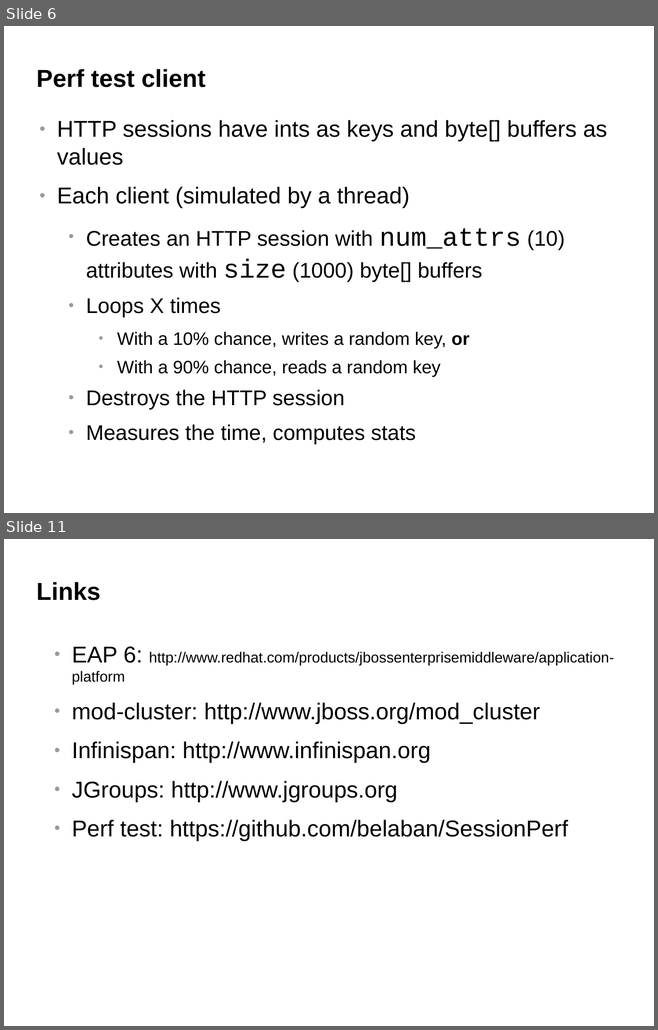
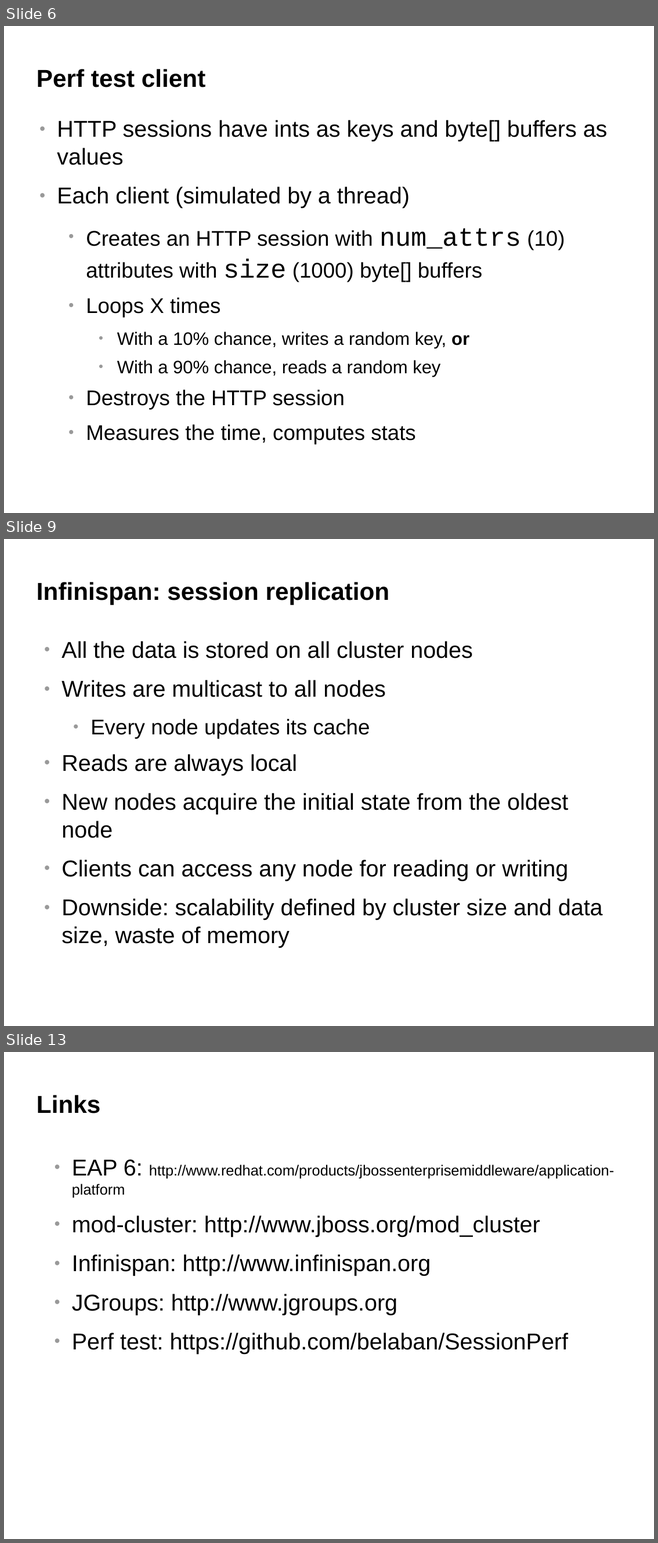
Before and after one commit to belaban/SessionPerf, a slide deck: docs/jbw2012.odp. Shown one above the other, each under a label of ours: slides 6 and 11 before the commit, slides 6, 9 and 13 after it; the slides between them are not shown. The pictures are 658x1030 and 658x1543 pixels, drawn with LibreOffice and Linux fonts; fonts in the diff are those of the drawing; background and template pictures are left out. Boxes give left, top, right and bottom in pixels: in the first picture for what was removed or moved away, otherwise in the second. Text is boxed around its words. In the diff, an @@ line names an element or a change of style, - is before the commit and + after.

```diff
--- a/docs/jbw2012.odp
+++ b/docs/jbw2012.odp
@@ slide 9 added at (x1=4, y1=539, x2=654, y2=1026), background #FFFFFF @@
@@ title added at (x1=36, y1=582, x2=390, y2=605), 30 pt, text #000000, bold @@
+Infinispan: session replication
@@ text added at (x1=61, y1=641, x2=603, y2=948), 28 pt, text #000000 @@
+● All the data is stored on all cluster nodes
+● Writes are multicast to all nodes
+  ● Every node updates its cache
+● Reads are always local
+● New nodes acquire the initial state from the oldest node
+● Clients can access any node for reading or writing
+● Downside: scalability defined by cluster size and data size, waste of memory
@@ what was slide 11 is now slide 13 @@
```
Also in this commit, not shown: 2 slides changed, 4 other slides added, 3 slides removed.
